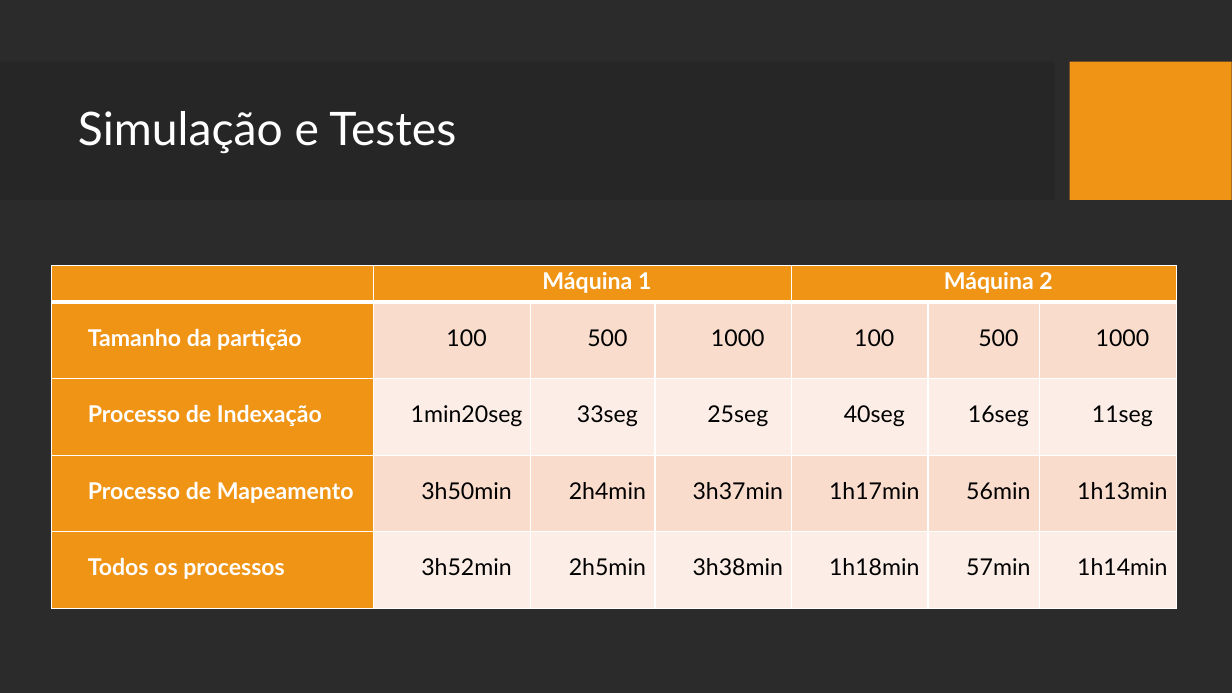
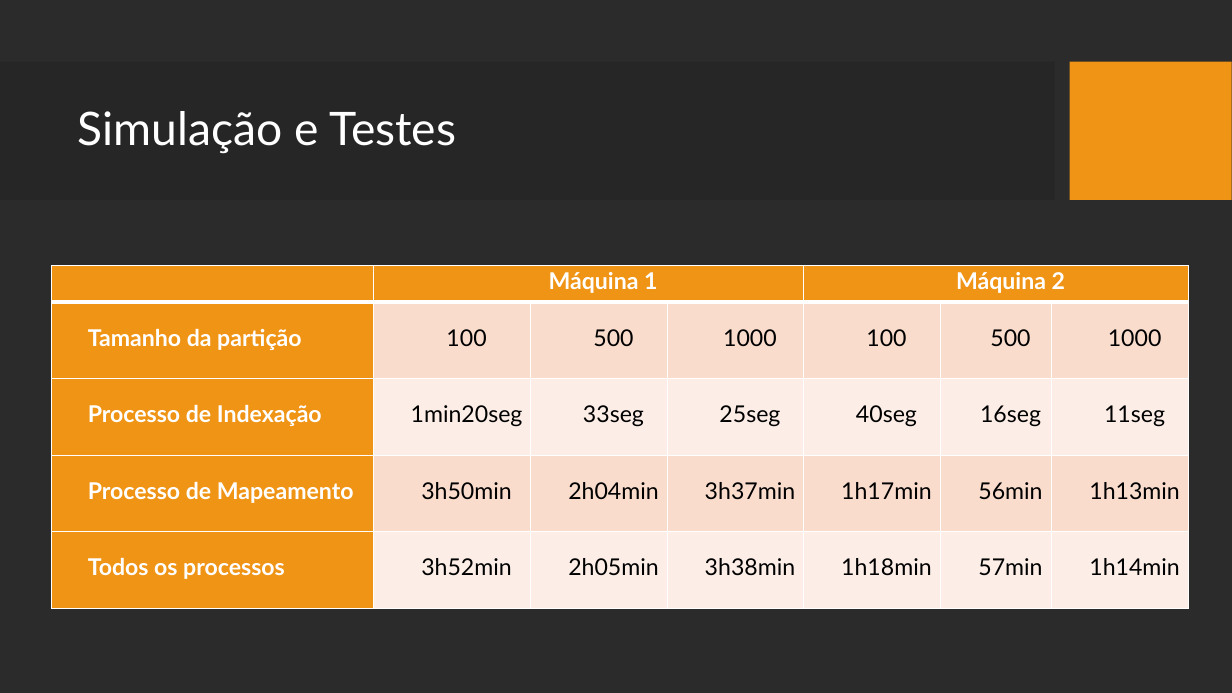
Before and after one commit to JDSBCC/Indexacao-de-Documentos-Clinicos, a slide deck: slide 22 of Dissertacao/4. Defesa da dissertação.pptx. Drawn at 1232x693 pixels with LibreOffice and Linux fonts; fonts in the diff are those of the drawing; background and template pictures are left out; a plain dark background stands for a picture behind light text. Boxes give left, top, right and bottom in pixels: in the first picture for what was removed or moved away, otherwise in the second. Text is boxed around its words. In the diff, an @@ line names an element or a change of style, - is before the commit and + after.

```diff
--- a/Dissertacao/4. Defesa da dissertação.pptx
+++ b/Dissertacao/4. Defesa da dissertação.pptx
@@ table at (52, 265, 1189, 608) @@
-row 4, column 3: 2h4min
+row 4, column 3: 2h04min
-row 5, column 3: 2h5min
+row 5, column 3: 2h05min
@@ table: place and size @@
-table at (52, 265, 1177, 608)
+table at (52, 265, 1189, 608)
```
Also in this commit, not shown: 6 other slides changed, 2 slides added, 2 slides removed, 1 other file.
